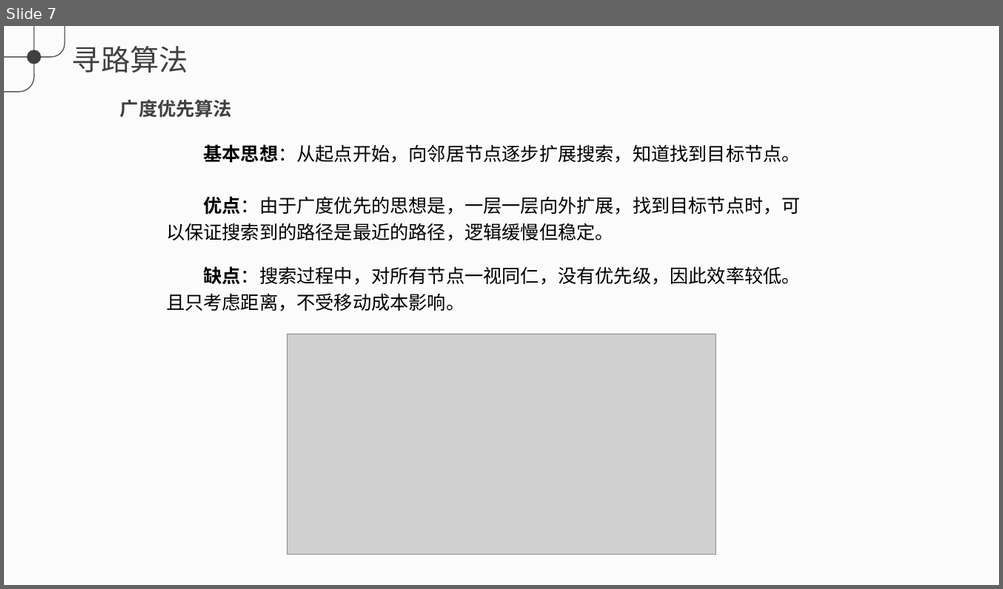
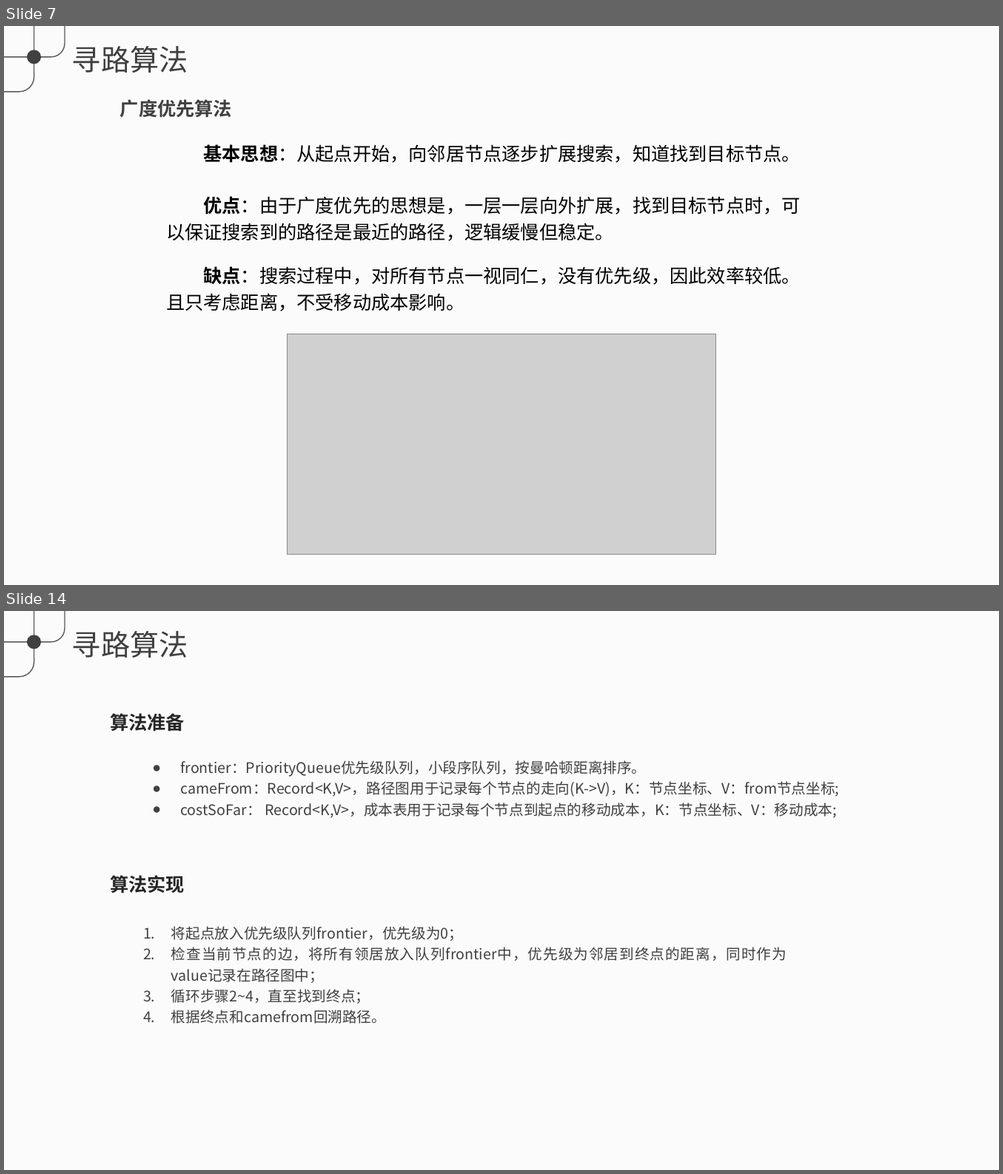
Before and after one commit to Galahad-Zero/PathFinding, a slide deck: doc/寻路算法.pptx. Shown one above the other, each under a label of ours: slide 7 before the commit, slides 7 and 14 after it; the slides between them are not shown. The pictures are 1003x589 and 1003x1174 pixels, drawn with LibreOffice and Linux fonts; fonts in the diff are those of the drawing; grey boxes stand for pictures. Boxes give left, top, right and bottom in pixels: in the first picture for what was removed or moved away, otherwise in the second. Text is boxed around its words. In the diff, an @@ line names an element or a change of style, - is before the commit and + after.

```diff
--- a/doc/寻路算法.pptx
+++ b/doc/寻路算法.pptx
@@ slide 14 added at (x1=4, y1=611, x2=999, y2=1170), background #F2F2F2 at 30% opacity; not listed: 4 template elements that a slide beside it also shows @@
@@ text added at (x1=110, y1=713, x2=185, y2=732), 18 pt, text #262626, bold @@
+算法准备
@@ text added at (x1=180, y1=760, x2=839, y2=818), 14 pt, text #404040 @@
+● frontier：PriorityQueue优先级队列，小段序队列，按曼哈顿距离排序。
+● cameFrom：Record<K,V>，路径图用于记录每个节点的走向(K->V)，K：节点坐标、V：from节点坐标;
+● costSoFar： Record<K,V>，成本表用于记录每个节点到起点的移动成本，K：节点坐标、V：移动成本;
@@ text added at (x1=110, y1=875, x2=185, y2=894), 18 pt, text #262626, bold @@
+算法实现
@@ text added at (x1=171, y1=926, x2=786, y2=1024), 14 pt, text #404040 @@
+1. 将起点放入优先级队列frontier，优先级为0；
+2. 检查当前节点的边，将所有领居放入队列frontier中，优先级为邻居到终点的距离，同时作为value记录在路径图中；
+3. 循环步骤2~4，直至找到终点；
+4. 根据终点和camefrom回溯路径。
```
Also in this commit, not shown: 1 slide changed, 11 other slides added, 13 slides removed, 1 other file.
